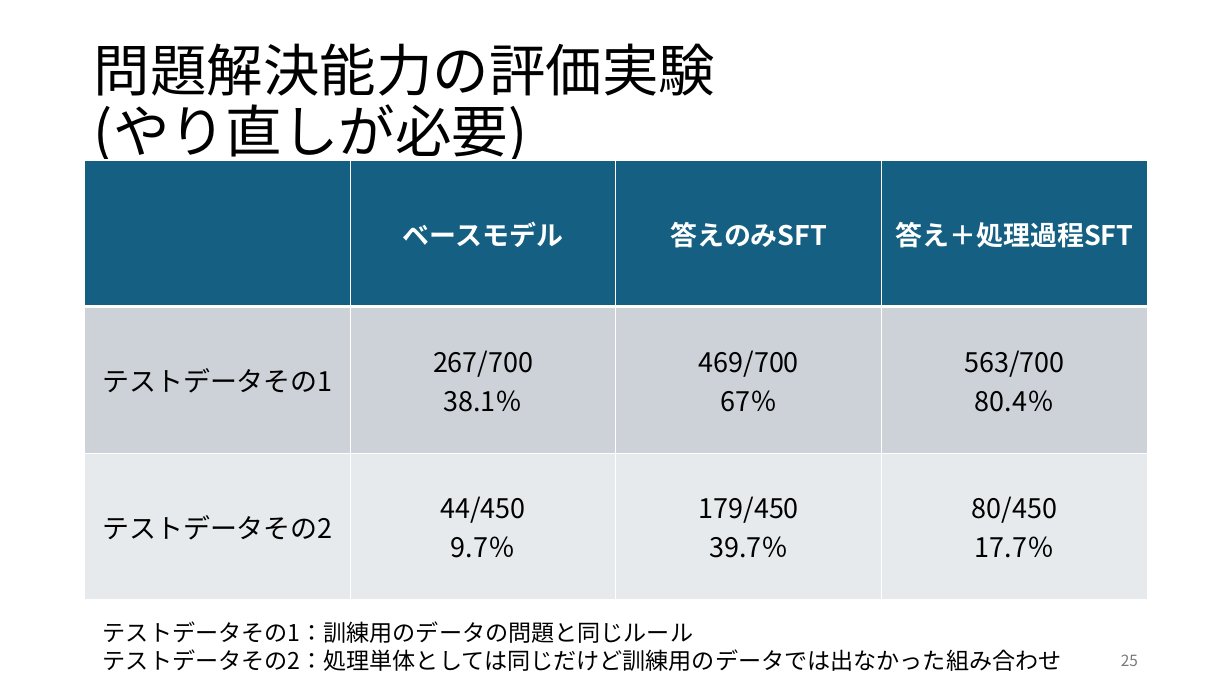
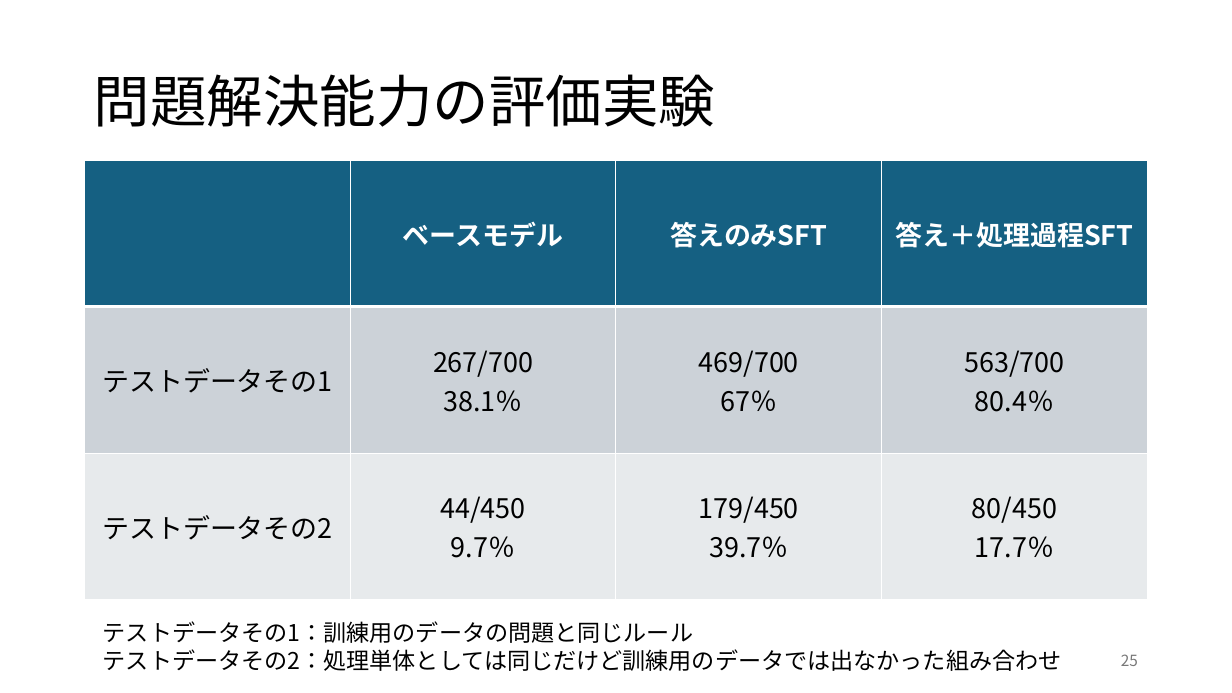
Before and after one commit to rollotea/array-task, a slide deck: slide 25 of 生成AIの追加学習による問題.pptx. Drawn at 1232x693 pixels with LibreOffice and Linux fonts; fonts in the diff are those of the drawing. Boxes give left, top, right and bottom in pixels: in the first picture for what was removed or moved away, otherwise in the second. Text is boxed around its words. In the diff, an @@ line names an element or a change of style, - is before the commit and + after.

```diff
--- a/生成AIの追加学習による問題.pptx
+++ b/生成AIの追加学習による問題.pptx
@@ title at [94, 74, 715, 127]: text changed @@
-問題解決能力の評価実験
-(やり直しが必要)
+問題解決能力の評価実験
```
Also in this commit, not shown: 8 other slides changed, 1 slide added, 1 slide removed, 1 other file.
